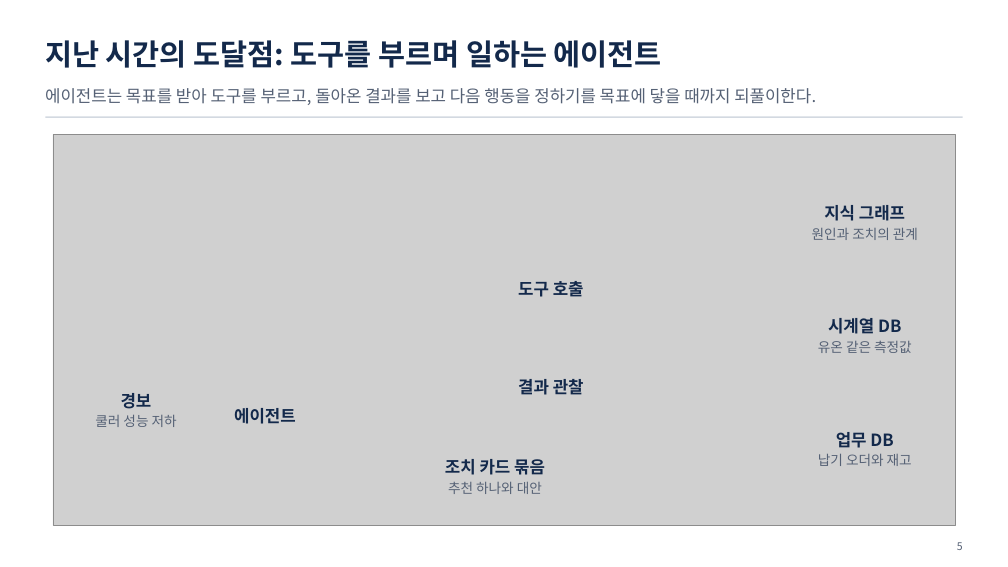
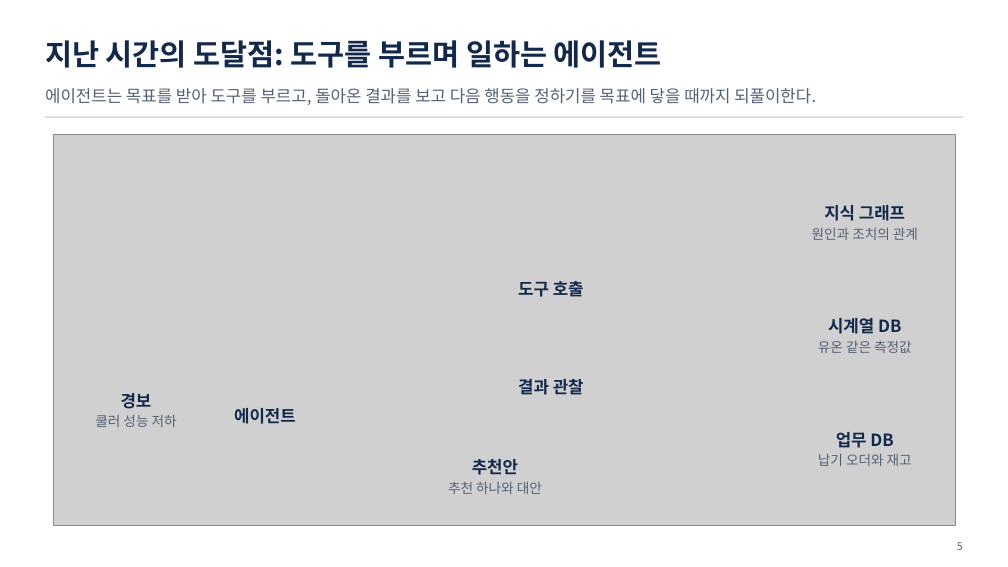
Before and after one commit to uengine-oss/hyd-iot-edu, a slide deck: slide 5 of docs/교재/통합반/06일차/통합반_06일차.pptx. Drawn at 1008x567 pixels with LibreOffice and Linux fonts; fonts in the diff are those of the drawing; grey boxes stand for pictures. Boxes give left, top, right and bottom in pixels: in the first picture for what was removed or moved away, otherwise in the second. Text is boxed around its words. In the diff, an @@ line names an element or a change of style, - is before the commit and + after.

```diff
--- a/docs/교재/통합반/06일차/통합반_06일차.pptx
+++ b/docs/교재/통합반/06일차/통합반_06일차.pptx
@@ text at (x1=472, y1=459, x2=518, y2=475): text changed @@
-조치 카드 묶음
+추천안
```
Also in this commit, not shown: 5 other slides changed, 5 other files.
